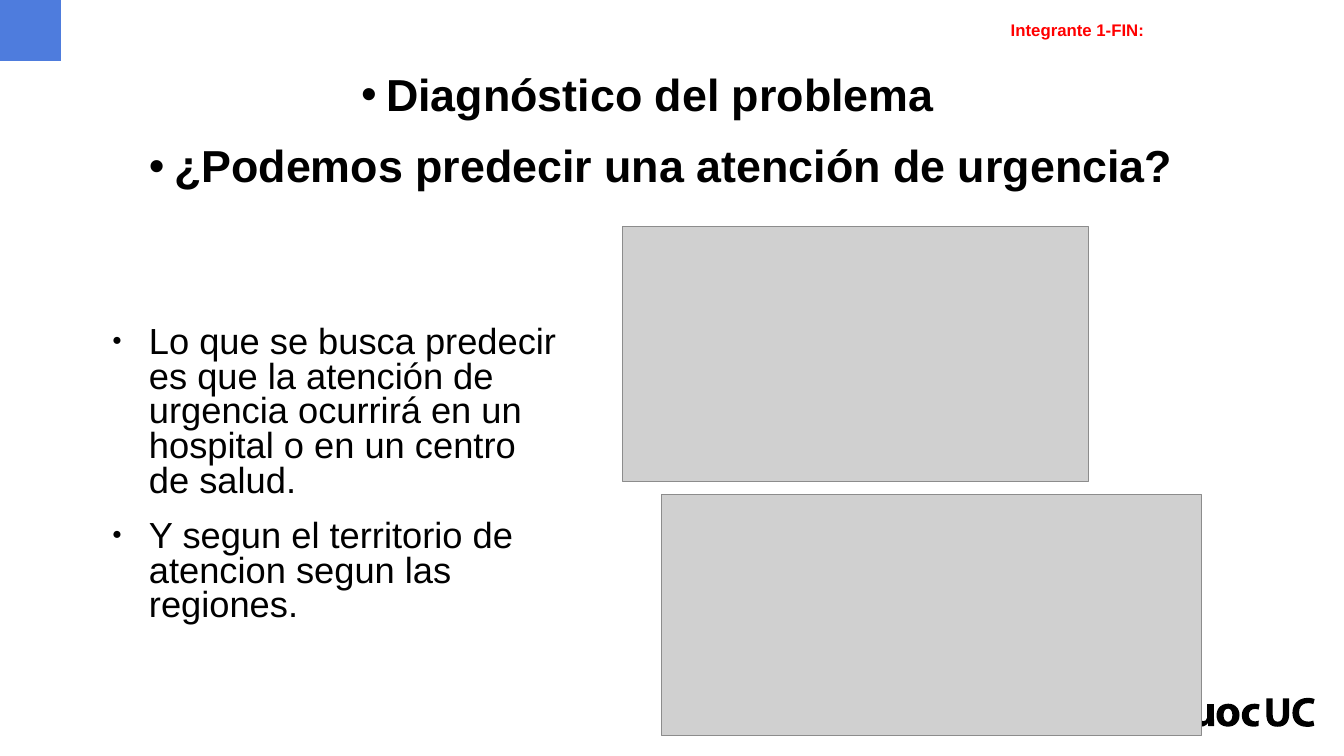
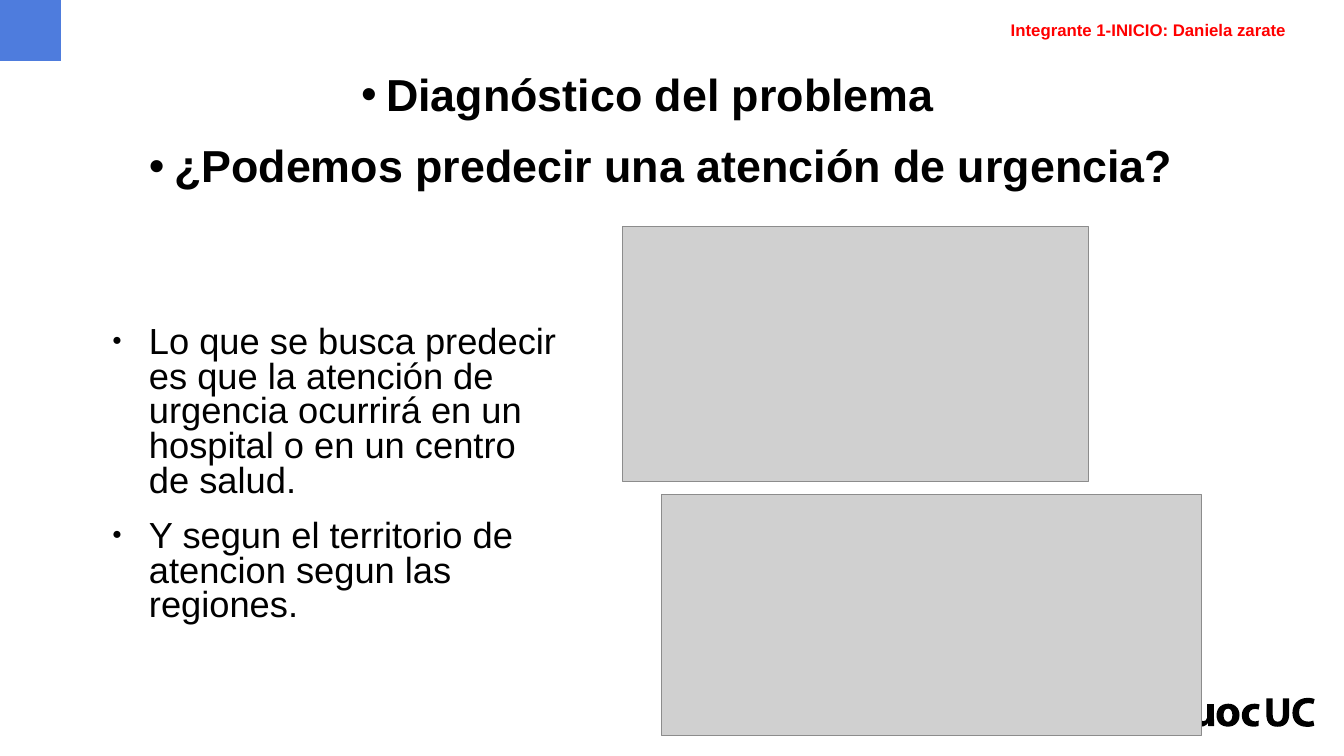
Before and after one commit to GabTo0011/entrega_1-prog_para_ciencia_datos, a slide deck: slide 5 of docs/Formato presentacion evaluacion parcial 1.pptx. Drawn at 1344x756 pixels with LibreOffice and Linux fonts; fonts in the diff are those of the drawing; grey boxes stand for pictures; background and template pictures are left out. Boxes give left, top, right and bottom in pixels: in the first picture for what was removed or moved away, otherwise in the second. Text is boxed around its words. In the diff, an @@ line names an element or a change of style, - is before the commit and + after.

```diff
--- a/docs/Formato presentacion evaluacion parcial 1.pptx
+++ b/docs/Formato presentacion evaluacion parcial 1.pptx
@@ text at (1011, 24, 1285, 40): text changed @@
-Integrante 1-FIN:
+Integrante 1-INICIO: Daniela zarate
```
Also in this commit, not shown: 4 other slides changed, 2 slides added, 1 other file.
